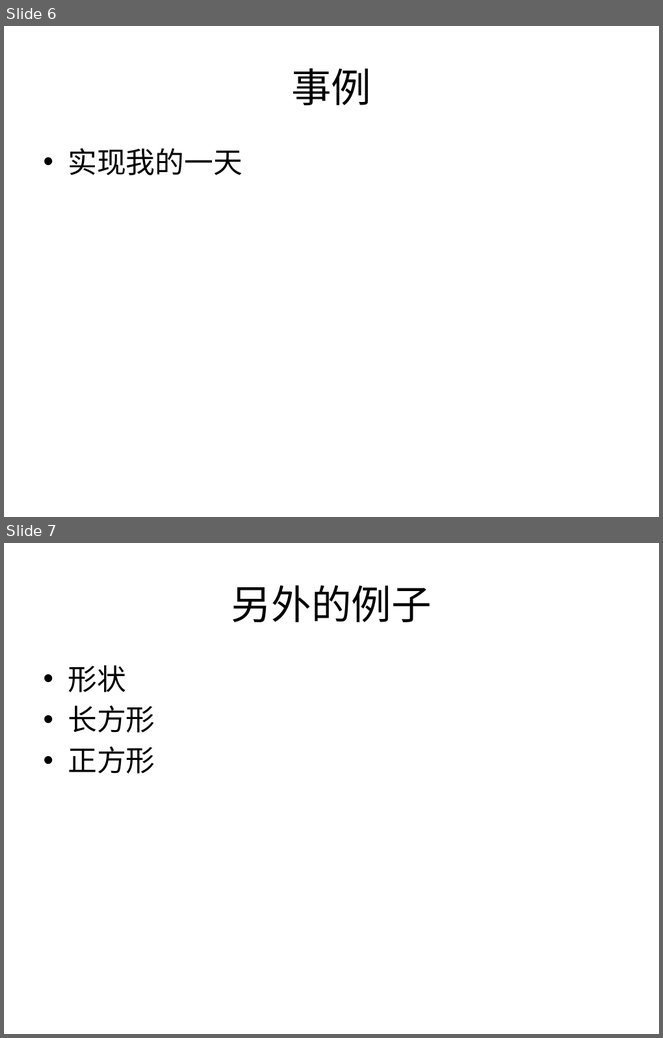
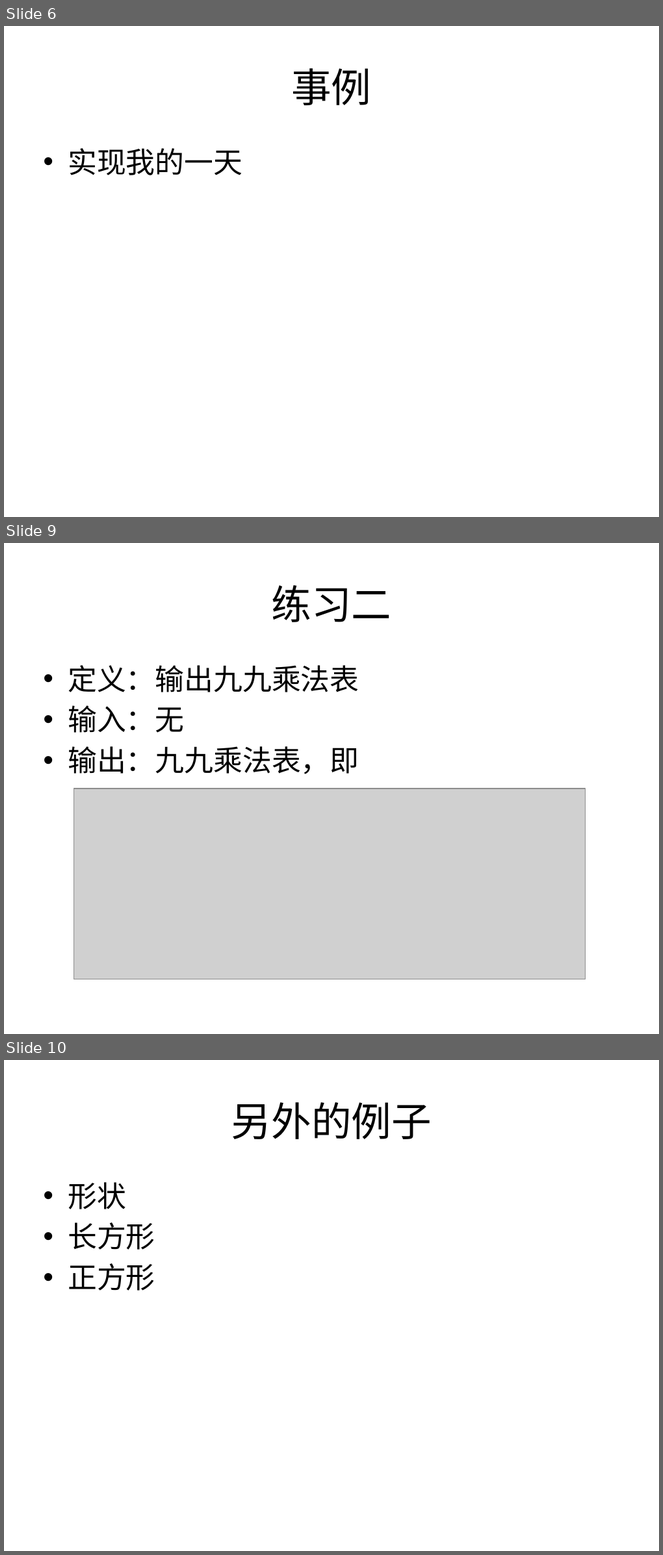
Before and after one commit to zhutao2015/JavaCourse, a slide deck: lesson2/object.pptx. Shown one above the other, each under a label of ours: slides 6 and 7 before the commit, slides 6, 9 and 10 after it; the slides between them are not shown. The pictures are 663x1038 and 663x1555 pixels, drawn with LibreOffice and Linux fonts; fonts in the diff are those of the drawing; grey boxes stand for pictures. Boxes give left, top, right and bottom in pixels: in the first picture for what was removed or moved away, otherwise in the second. Text is boxed around its words. In the diff, an @@ line names an element or a change of style, - is before the commit and + after.

```diff
--- a/lesson2/object.pptx
+++ b/lesson2/object.pptx
@@ slide 9 added at (x1=4, y1=543, x2=659, y2=1034), background #FFFFFF @@
@@ title added at (x1=271, y1=585, x2=391, y2=622), 44 pt, text #000000 @@
+练习二
@@ text added at (x1=68, y1=665, x2=359, y2=774), 32 pt, text #000000 @@
+• 定义：输出九九乘法表
+• 输入：无
+• 输出：九九乘法表，即
@@ picture added at (x1=74, y1=789, x2=585, y2=979) @@
@@ what was slide 7 is now slide 10 @@
```
Also in this commit, not shown: 2 other slides added.
